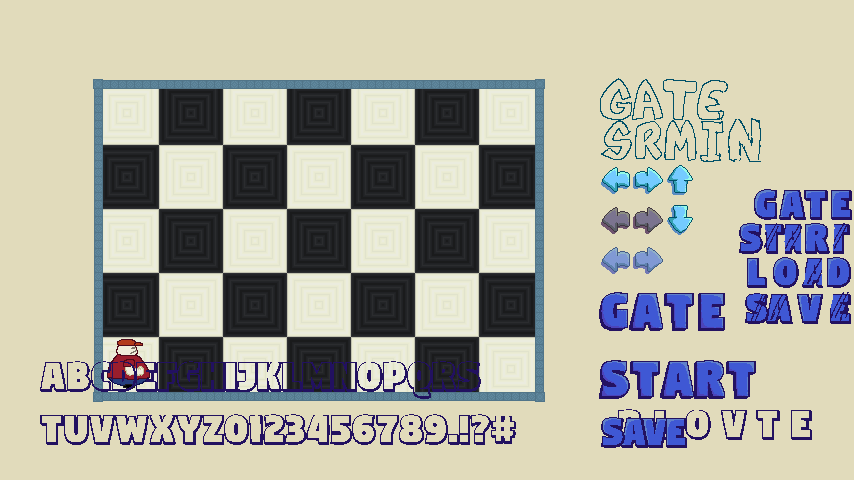
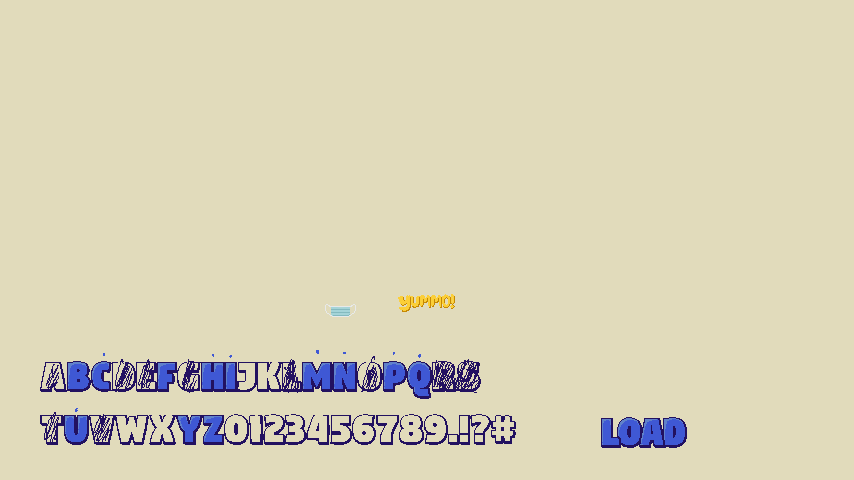
The second 854 x 480 image is a revision of the first. Changes to its layers:
painted on "ABCDEFGHIJKLMNOPQRS TUVWXYZ0123456789.!?# Copy" over (44, 294, 509, 442)
hid "ABCDEFGHIJKLMNOPQRS TUVWXYZ0123456789.!?#" over (44, 361, 516, 442)
hid "S" over (601, 417, 625, 448)
hid "A Copy" over (621, 418, 648, 448)
hid "E" over (666, 418, 687, 448)
hid "V" over (642, 418, 668, 448)
showed group "LOAD" (4 layers) over (601, 417, 687, 448)
hid "GATE Copy" over (739, 189, 852, 324)
hid "R L O V T E" over (618, 409, 812, 440)
hid "GATE START" over (599, 292, 756, 399)
hid "Select" over (601, 247, 663, 274)
hid "Off" over (601, 207, 663, 234)
hid "Layer 1" over (107, 78, 728, 389)
hid "Guide" over (728, 118, 761, 162)
hid "Border" over (93, 79, 545, 402)
hid "1st_level_unfinished Copy" over (95, 81, 543, 401)
